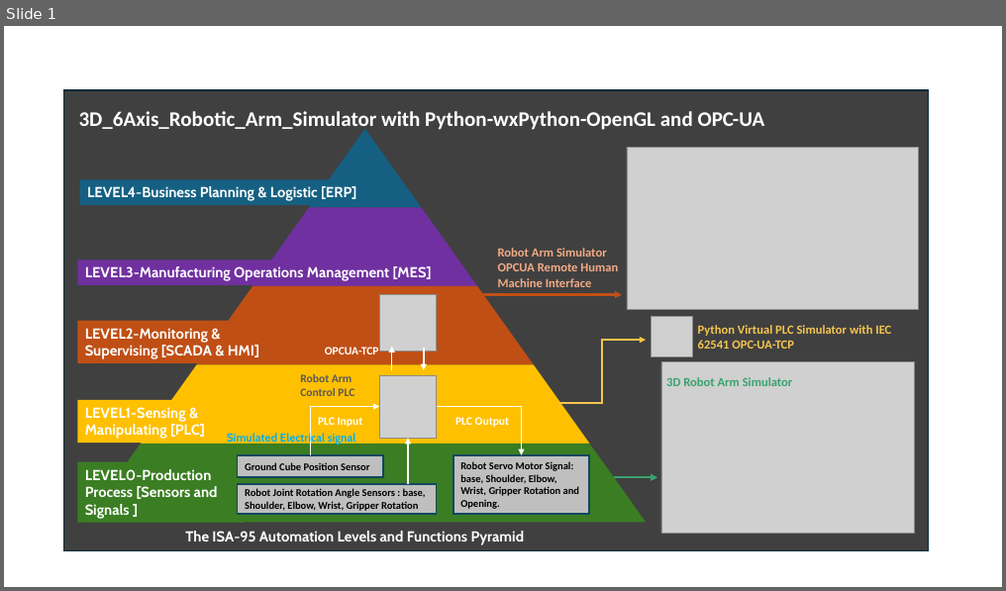
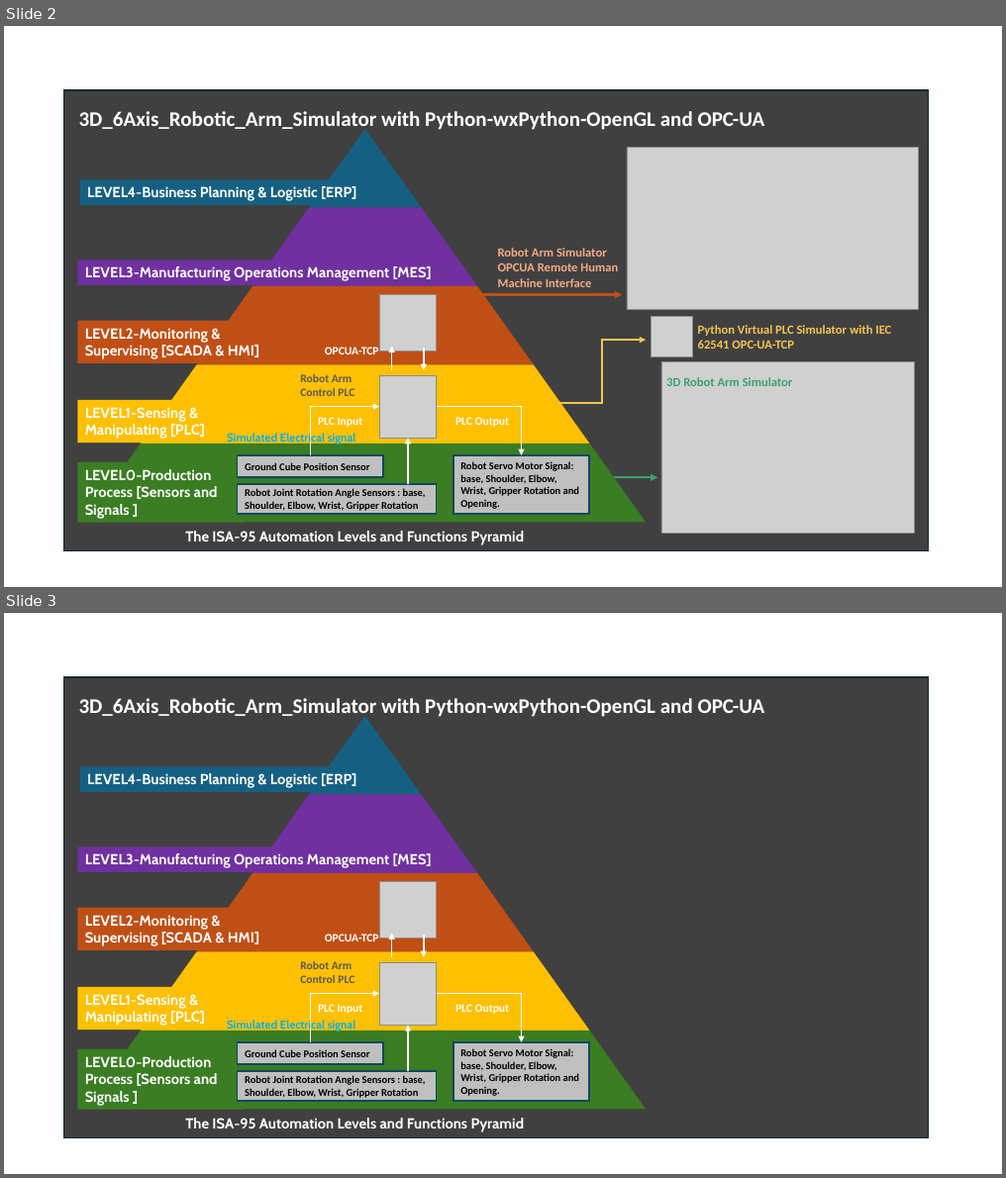
Before and after one commit to LiuYuancheng/Python_3D_6Axis_Robotic_Arm_Simulator, a slide deck: doc/designDoc.pptx. Shown one above the other, each under a label of ours: slide 1 before the commit, slides 2 and 3 after it. The pictures are 1006x591 and 1006x1178 pixels, drawn with LibreOffice and Linux fonts; fonts in the diff are those of the drawing; grey boxes stand for pictures. Boxes give left, top, right and bottom in pixels: in the first picture for what was removed or moved away, otherwise in the second. Text is boxed around its words. In the diff, an @@ line names an element or a change of style, - is before the commit and + after.

```diff
--- a/doc/designDoc.pptx
+++ b/doc/designDoc.pptx
@@ slide 3 added at (x1=4, y1=613, x2=1002, y2=1174), background #FFFFFF @@
@@ rectangle added at (x1=63, y1=677, x2=929, y2=1139), fill #404040, outline #092A39 1.5 pt @@
@@ text added at (x1=79, y1=698, x2=765, y2=719), 20 pt, text #FFFFFF, bold @@
+3D_6Axis_Robotic_Arm_Simulator with Python-wxPython-OpenGL and OPC-UA
@@ rectangle added at (x1=79, y1=767, x2=381, y2=792), fill #156082, 14 pt, text #FFFFFF, bold @@
+LEVEL4-Business Planning & Logistic [ERP]
@@ rectangle added at (x1=77, y1=848, x2=456, y2=872), fill #7030A0, 14 pt, text #FFFFFF, bold @@
+LEVEL3-Manufacturing Operations Management [MES]
@@ rectangle added at (x1=77, y1=908, x2=298, y2=951), fill #C04F15, 14 pt, text #FFFFFF, bold @@
+LEVEL2-Monitoring & Supervising [SCADA & HMI]
@@ picture added at (x1=380, y1=881, x2=437, y2=939) @@
@@ text added at (x1=325, y1=934, x2=379, y2=942), 11 pt, text #FFFFFF, bold @@
+OPCUA-TCP
@@ arrow added from (392, 958) to (392, 934), #FFFFFF 1.5 pt @@
@@ arrow added from (424, 935) to (424, 958), #FFFFFF 1.5 pt @@
@@ text added at (x1=300, y1=961, x2=354, y2=983), 11 pt, text #595959, bold @@
+Robot Arm Control PLC
@@ picture added at (x1=380, y1=962, x2=437, y2=1025) @@
@@ rectangle added at (x1=77, y1=987, x2=244, y2=1030), fill #FFC000, 14 pt, text #FFFFFF, bold @@
+LEVEL1-Sensing & Manipulating [PLC]
@@ elbow arrow added from (310, 1043) to (380, 994), #FFFFFF 1.5 pt @@
@@ elbow arrow added from (437, 994) to (522, 1043), #FFFFFF 1.5 pt @@
@@ text added at (x1=227, y1=1019, x2=356, y2=1032), 11 pt, text #00B0F0, bold @@
+Simulated Electrical signal
@@ text added at (x1=318, y1=1004, x2=363, y2=1014), 11 pt, text #FFFFFF, bold @@
+PLC Input
@@ arrow added from (408, 1072) to (408, 1025), #FFFFFF 1.5 pt @@
@@ text added at (x1=455, y1=1004, x2=509, y2=1014), 11 pt, text #FFFFFF, bold @@
+PLC Output
@@ rectangle added at (x1=77, y1=1050, x2=244, y2=1110), fill #3B7D23, 14 pt, text #FFFFFF, bold @@
+LEVEL0-Production Process [Sensors and Signals ]
@@ group added at (x1=84, y1=716, x2=646, y2=1109): 5 trapezoids @@
@@ rectangle added at (x1=238, y1=1043, x2=383, y2=1065), fill #BFBFBF, outline #104760 1.5 pt, 10 pt, text #000000, bold @@
+Ground Cube Position Sensor
@@ rectangle added at (x1=453, y1=1043, x2=589, y2=1101), fill #BFBFBF, outline #104760 1.5 pt, 10 pt, text #000000, bold @@
+Robot Servo Motor Signal: base, Shoulder, Elbow, Wrist, Gripper Rotation and Opening.
@@ rectangle added at (x1=238, y1=1072, x2=437, y2=1101), fill #BFBFBF, outline #104760 1.5 pt, 10 pt, text #000000, bold @@
+Robot Joint Rotation Angle Sensors : base, Shoulder, Elbow, Wrist, Gripper Rotation
@@ text added at (x1=185, y1=1118, x2=525, y2=1133), 14 pt, text #FFFFFF, bold @@
+The ISA-95 Automation Levels and Functions Pyramid
@@ what was slide 1 is now slide 2 @@
```
Also in this commit, not shown: 3 other slides added, 4 other files.
